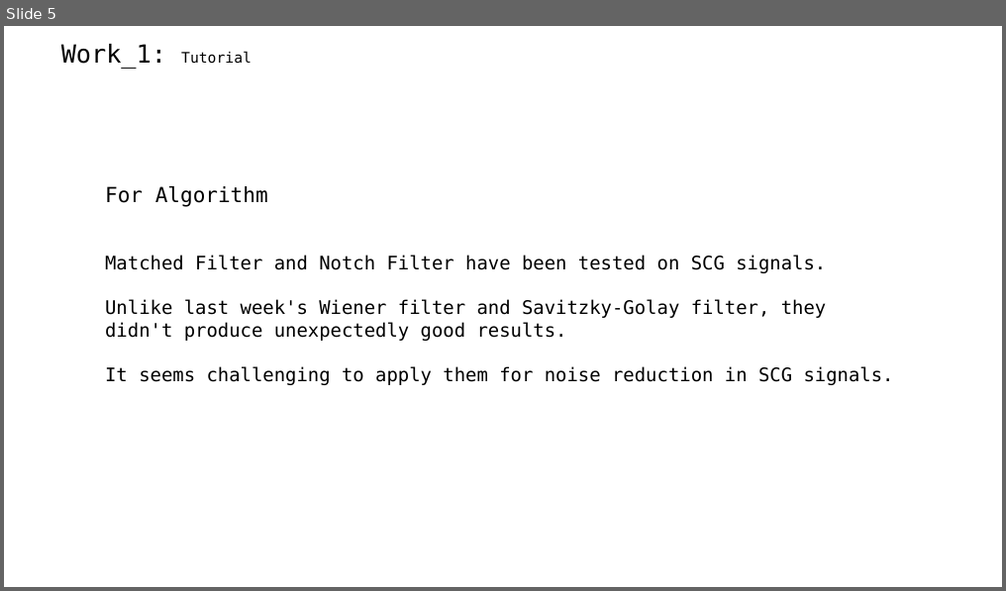
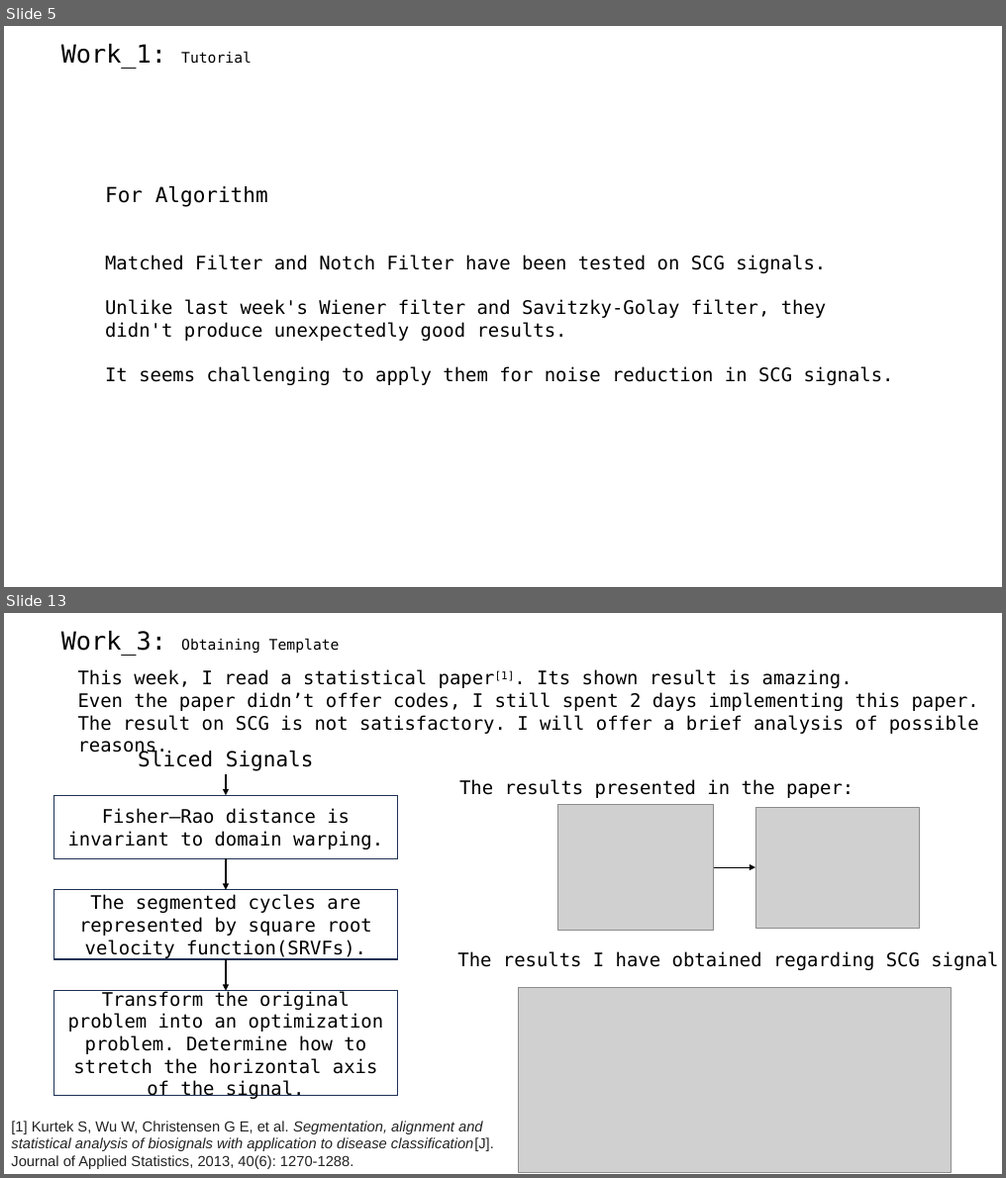
Before and after one commit to A-Big-Tortoise/Presentation, a slide deck: Presentation_918_JiayuChen.pptx. Shown one above the other, each under a label of ours: slide 5 before the commit, slides 5 and 13 after it; the slides between them are not shown. The pictures are 1006x591 and 1006x1178 pixels, drawn with LibreOffice and Linux fonts; fonts in the diff are those of the drawing; grey boxes stand for pictures. Boxes give left, top, right and bottom in pixels: in the first picture for what was removed or moved away, otherwise in the second. Text is boxed around its words. In the diff, an @@ line names an element or a change of style, - is before the commit and + after.

```diff
--- a/Presentation_918_JiayuChen.pptx
+++ b/Presentation_918_JiayuChen.pptx
@@ slide 13 added at [4,613,1002,1174], background #FFFFFF @@
@@ text added at [61,631,340,656], 14 pt, text #000000 @@
+Work_3: Obtaining Template
@@ text added at [78,669,979,734], 18 pt, text #000000 @@
+This week, I read a statistical paper[1]. Its shown result is amazing.
+Even the paper didn’t offer codes, I still spent 2 days implementing this paper.
+The result on SCG is not satisfactory. I will offer a brief analysis of possible reasons.
@@ text added at [138,750,314,771], 20 pt, text #000000 @@
+Sliced Signals
@@ arrow added from (226, 774) to (226, 796), #000000 1.5 pt @@
@@ text added at [459,779,853,798], 18 pt, text #000000 @@
+The results presented in the paper:
@@ rectangle added at [54,796,398,859], fill #FFFFFF, outline #1E3256 1 pt, 18 pt, text #000000 @@
+Fisher–Rao distance is invariant to domain warping.
@@ picture added at [558,805,714,930] @@
@@ picture added at [755,808,920,928] @@
@@ arrow added from (226, 859) to (226, 890), #000000 1.5 pt @@
@@ arrow added from (714, 867) to (755, 867), #000000 0.5 pt @@
@@ rectangle added at [54,890,398,959], fill #FFFFFF, outline #1E3256 1 pt, 18 pt, text #000000 @@
+The segmented cycles are represented by square root velocity function(SRVFs).
@@ arrow added from (226, 959) to (226, 991), #000000 1.5 pt @@
@@ text added at [457,952,1002,970], 18 pt, text #000000 @@
+The results I have obtained regarding SCG signal:
@@ rectangle added at [54,991,398,1096], fill #FFFFFF, outline #1E3256 1 pt, 18 pt, text #000000 @@
+Transform the original problem into an optimization problem. Determine how to stretch the horizontal axis of the signal.
@@ picture added at [519,988,951,1173] @@
@@ text added at [11,1121,494,1169], 14 pt, text #222222, italic @@
+[1] Kurtek S, Wu W, Christensen G E, et al. Segmentation, alignment and statistical analysis of biosignals with application to disease classification[J]. Journal of Applied Statistics, 2013, 40(6): 1270-1288.
```
Also in this commit, not shown: 11 slides changed, 3 other slides added, 3 slides removed, 57 other files.
